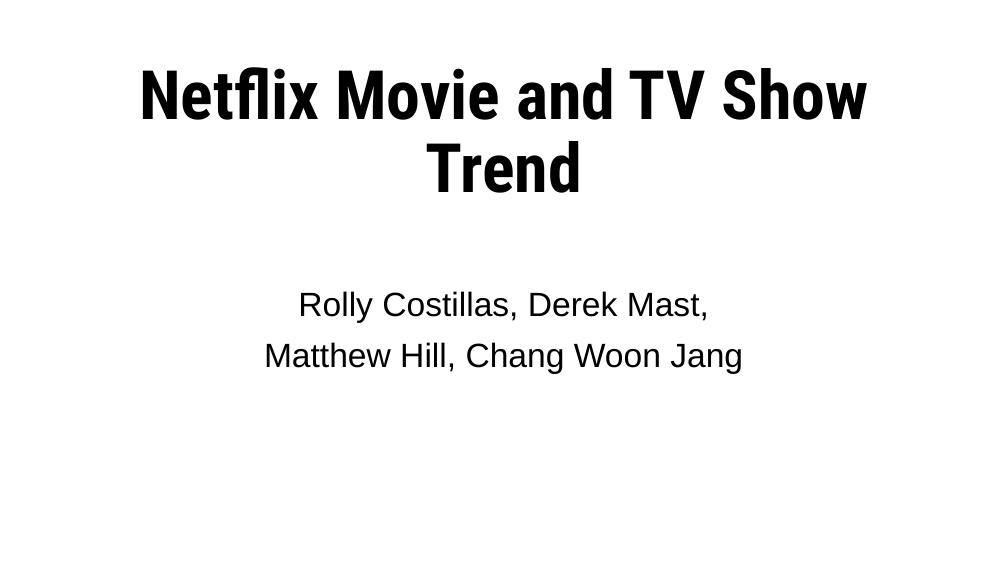
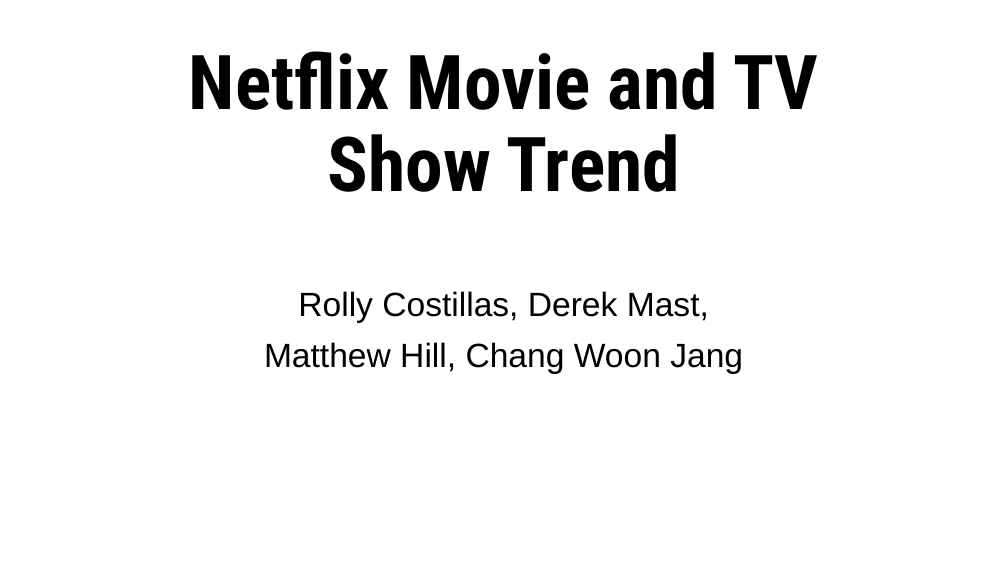
Before and after one commit to Costilrt/The-First-Project, a slide deck: slide 1 of TeamProjectPPT_updated.pptx. Drawn at 1008x567 pixels with LibreOffice and Linux fonts; fonts in the diff are those of the drawing; background and template pictures are left out. Boxes give left, top, right and bottom in pixels: in the first picture for what was removed or moved away, otherwise in the second. Text is boxed around its words. In the diff, an @@ line names an element or a change of style, - is before the commit and + after.

```diff
--- a/TeamProjectPPT_updated.pptx
+++ b/TeamProjectPPT_updated.pptx
@@ title "Netflix Movie and TV Show ..." at <box>189,51,818,192</box>: size 64.8 to 72 pt @@
```
Also in this commit, not shown: 2 other slides changed, 2 other files.
